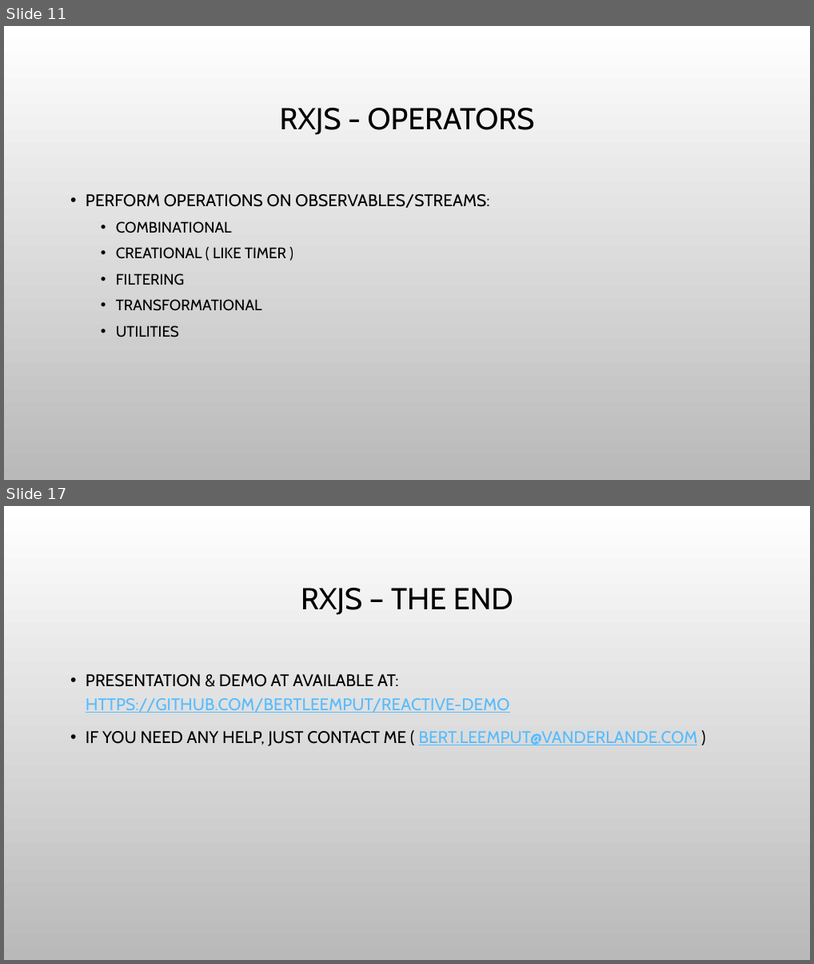
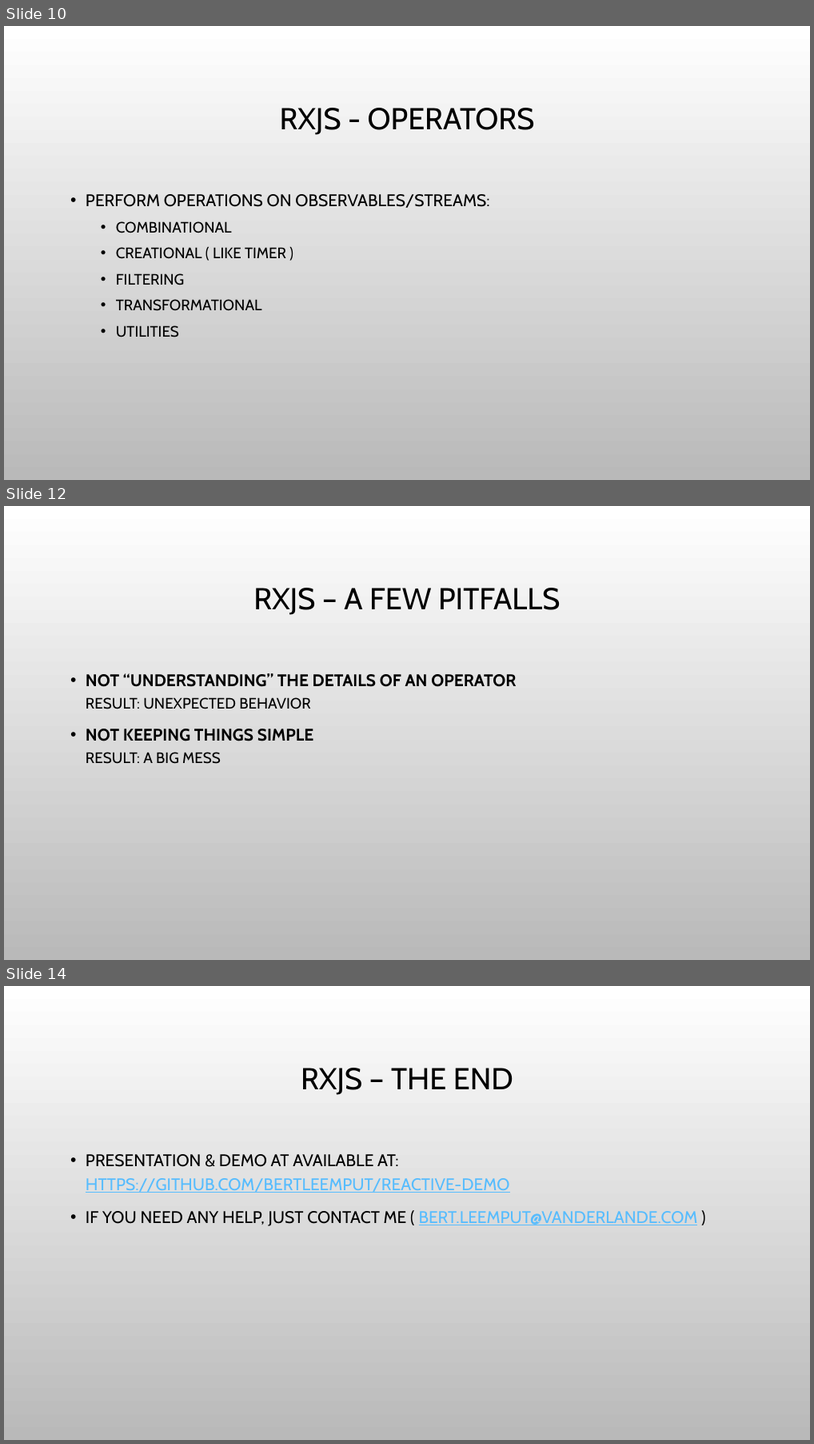
Before and after one commit to bertleemput/reactive-demo, a slide deck: Reactive Programming.pptx. Shown one above the other, each under a label of ours: slides 11 and 17 before the commit, slides 10, 12 and 14 after it; the slides between them are not shown. The pictures are 814x964 and 814x1444 pixels, drawn with LibreOffice and Linux fonts; fonts in the diff are those of the drawing; background and template pictures are left out. Boxes give left, top, right and bottom in pixels: in the first picture for what was removed or moved away, otherwise in the second. Text is boxed around its words. In the diff, an @@ line names an element or a change of style, - is before the commit and + after.

```diff
--- a/Reactive Programming.pptx
+++ b/Reactive Programming.pptx
@@ slide 12 added at (x1=4, y1=506, x2=810, y2=960), background picture (left out) @@
@@ title added at (x1=254, y1=588, x2=560, y2=615), 36 pt, text #000000 @@
+RXJS – A FEW PITFALLS
@@ text added at (x1=86, y1=673, x2=516, y2=764), 20 pt, text #000000, bold @@
+• NOT “UNDERSTANDING” THE DETAILS OF AN OPERATOR
+  RESULT: UNEXPECTED BEHAVIOR
+• NOT KEEPING THINGS SIMPLE
+  RESULT: A BIG MESS
@@ what was slide 11 is now slide 10 @@
@@ what was slide 17 is now slide 14 @@
```
Also in this commit, not shown: 5 slides changed, 4 slides removed, 3 other files.
